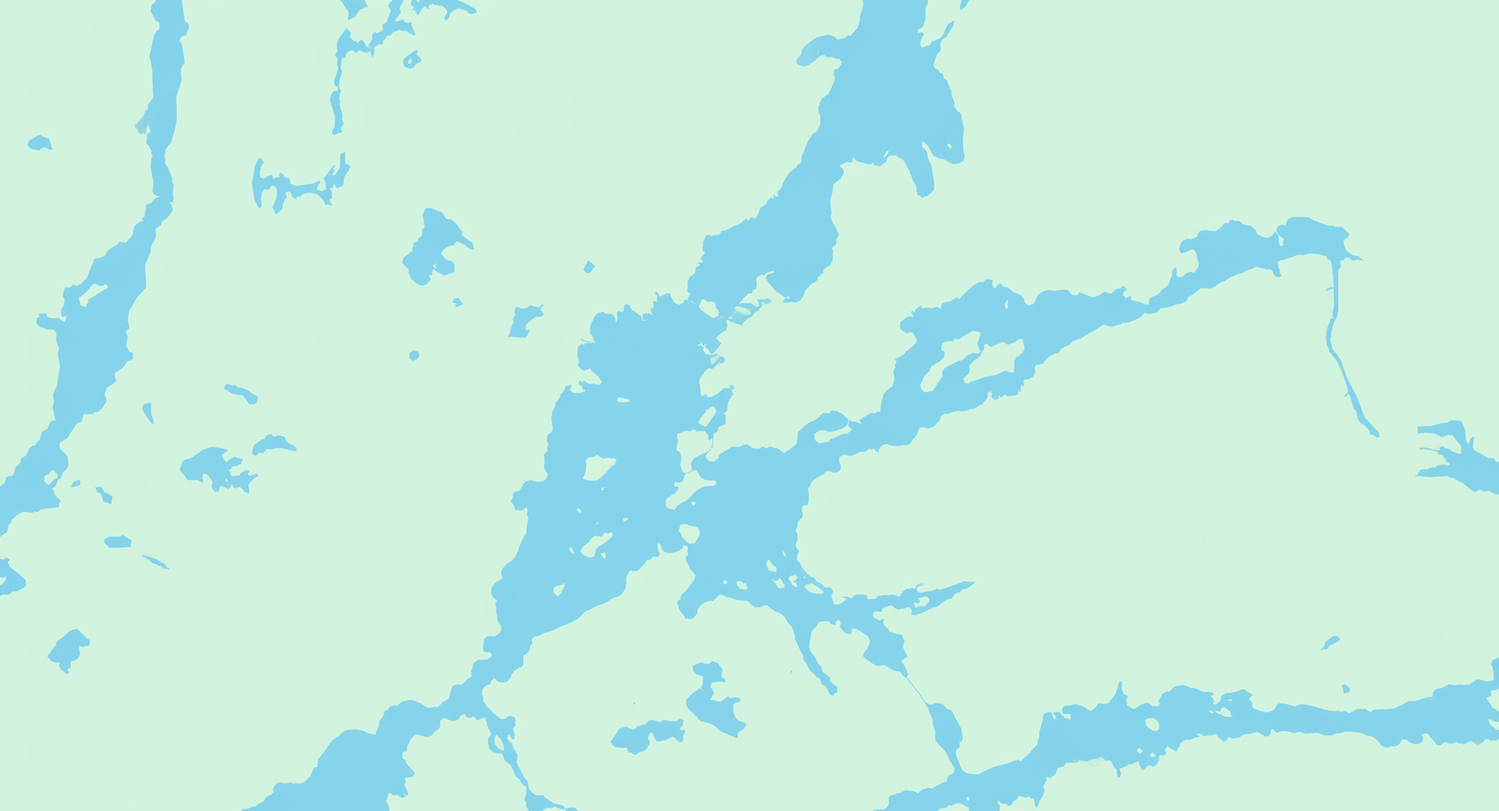
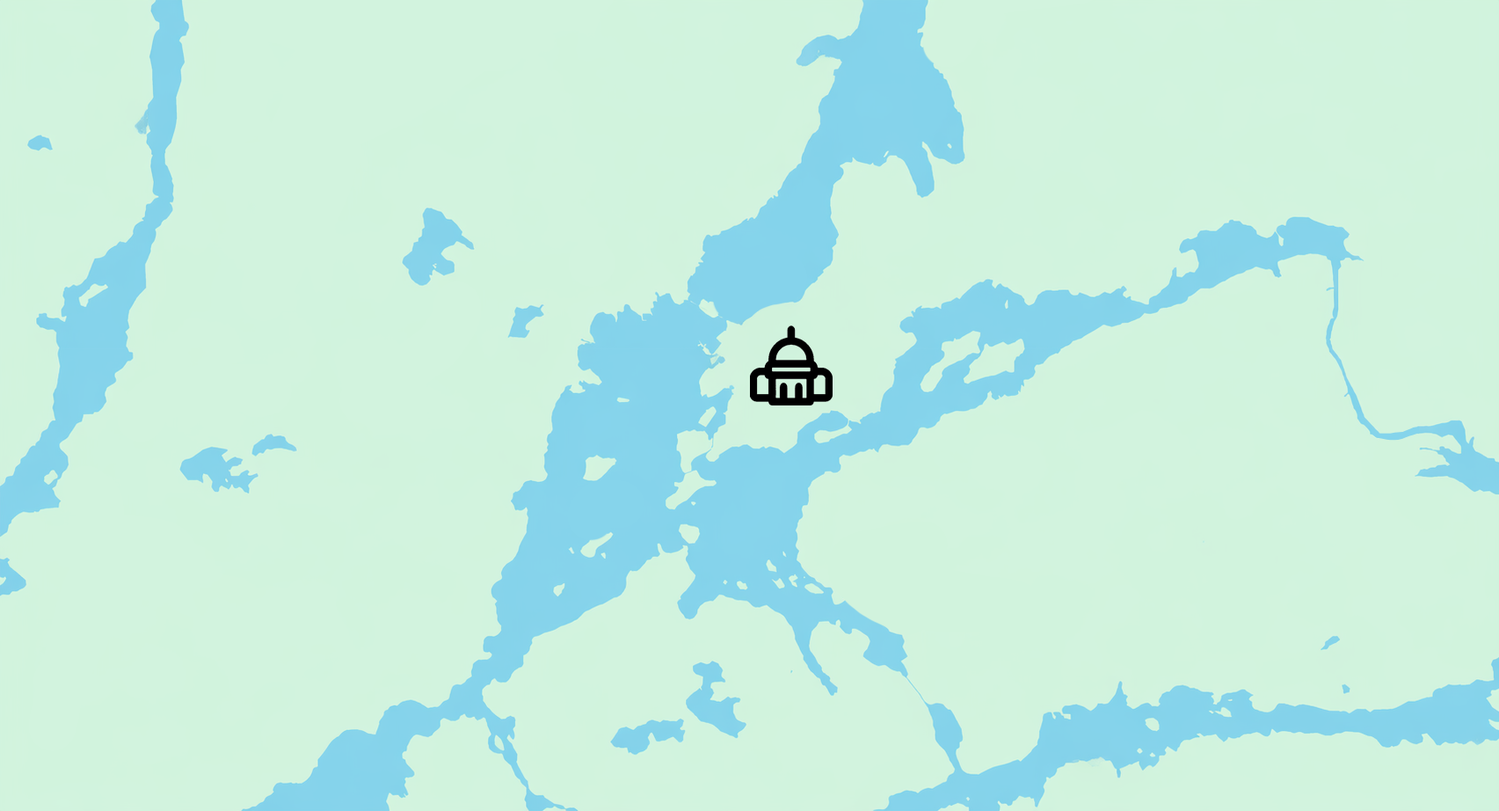
Comparing the layer stacks of the two 1499x811 images. Changes:
added layer "towns" above "Слой 1" over [750, 325, 833, 406]
painted on "Слой 1" over [46, 0, 1421, 706]
